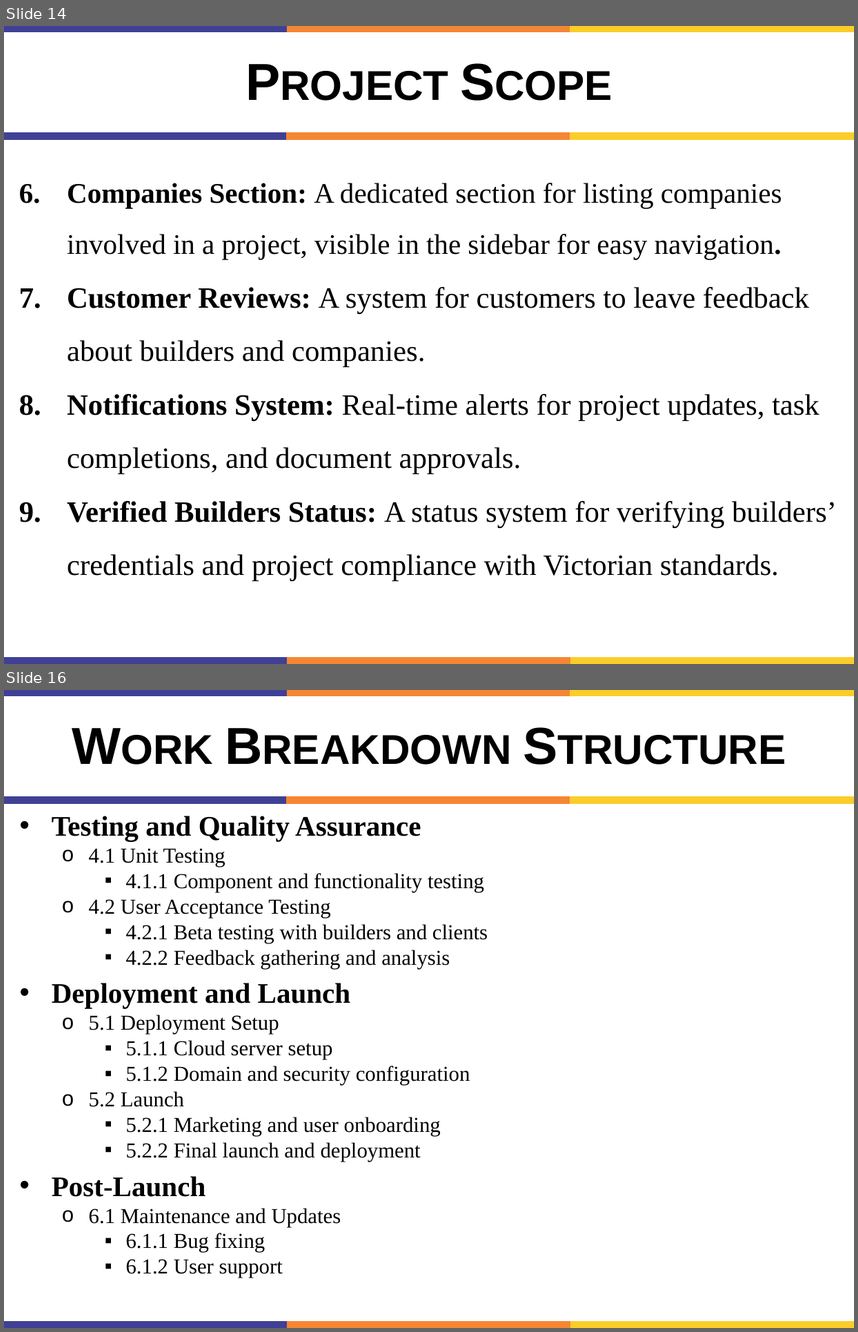
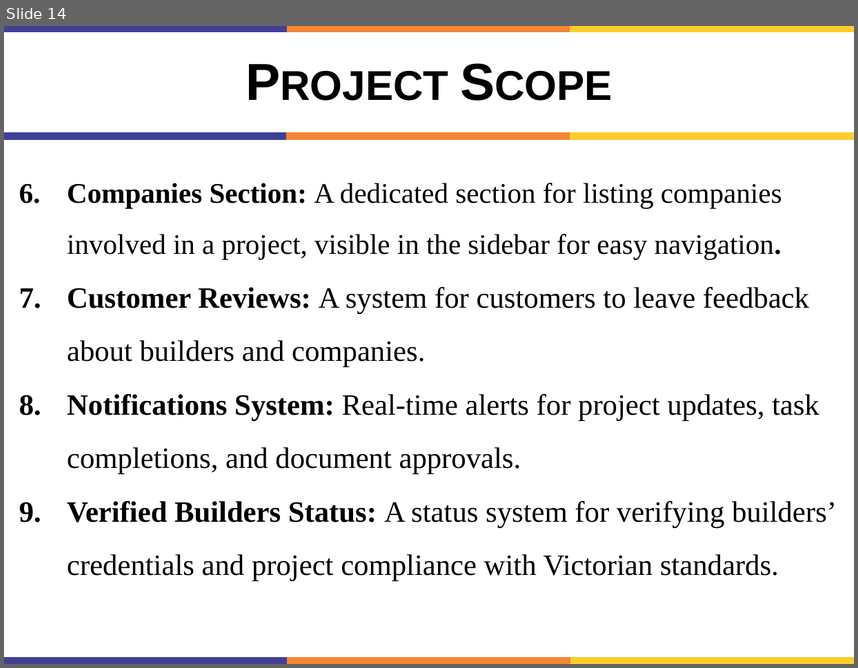
Before and after one commit to engineershoaibakhter/University-Courses, a slide deck: My 7th Semester/FYP/FYP PPT.pptx. Shown one above the other, each under a label of ours: slides 14 and 16 before the commit, slide 14 after it; the slides between them are not shown. The pictures are 858x1332 and 858x668 pixels, drawn with LibreOffice and Linux fonts; fonts in the diff are those of the drawing. Boxes give left, top, right and bottom in pixels: in the first picture for what was removed or moved away, otherwise in the second. Text is boxed around its words. In the diff, an @@ line names an element or a change of style, - is before the commit and + after.

```diff
--- a/My 7th Semester/FYP/FYP PPT.pptx
+++ b/My 7th Semester/FYP/FYP PPT.pptx
@@ slide 16 removed at <box>4,690,854,1328</box>, background #FFFFFF; not listed: 6 template elements that a slide beside it also shows @@
@@ line removed from (4, 693) to (287, 693) @@
@@ title removed at <box>4,690,854,796</box> @@
-Work Breakdown Structure
@@ line removed from (287, 693) to (570, 693) @@
@@ line removed from (570, 693) to (854, 693) @@
@@ text removed at <box>52,816,488,1278</box> @@
-• Testing and Quality Assurance
-  o 4.1 Unit Testing
-    ▪ 4.1.1 Component and functionality testing
-  o 4.2 User Acceptance Testing
-    ▪ 4.2.1 Beta testing with builders and clients
-    ▪ 4.2.2 Feedback gathering and analysis
-• Deployment and Launch
-  o 5.1 Deployment Setup
-    ▪ 5.1.1 Cloud server setup
-    ▪ 5.1.2 Domain and security configuration
-  o 5.2 Launch
-    ▪ 5.2.1 Marketing and user onboarding
-    ▪ 5.2.2 Final launch and deployment
-• Post-Launch
-  o 6.1 Maintenance and Updates
-    ▪ 6.1.1 Bug fixing
-    ▪ 6.1.2 User support
```
Also in this commit, not shown: 5 slides changed, 2 slides added, 2 other slides removed, 1 other file.
